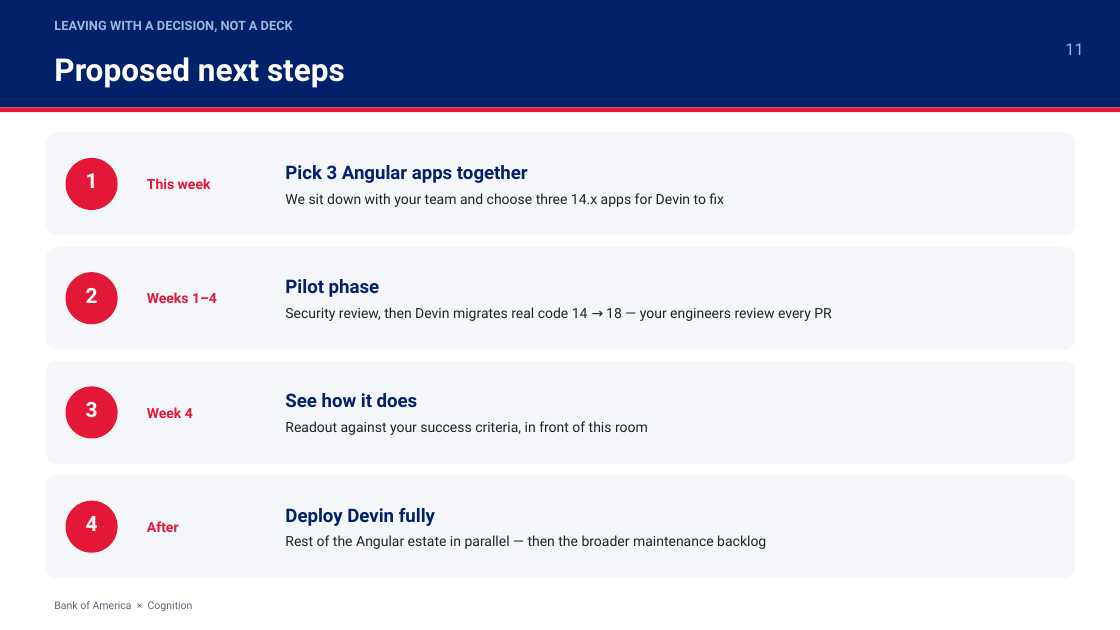
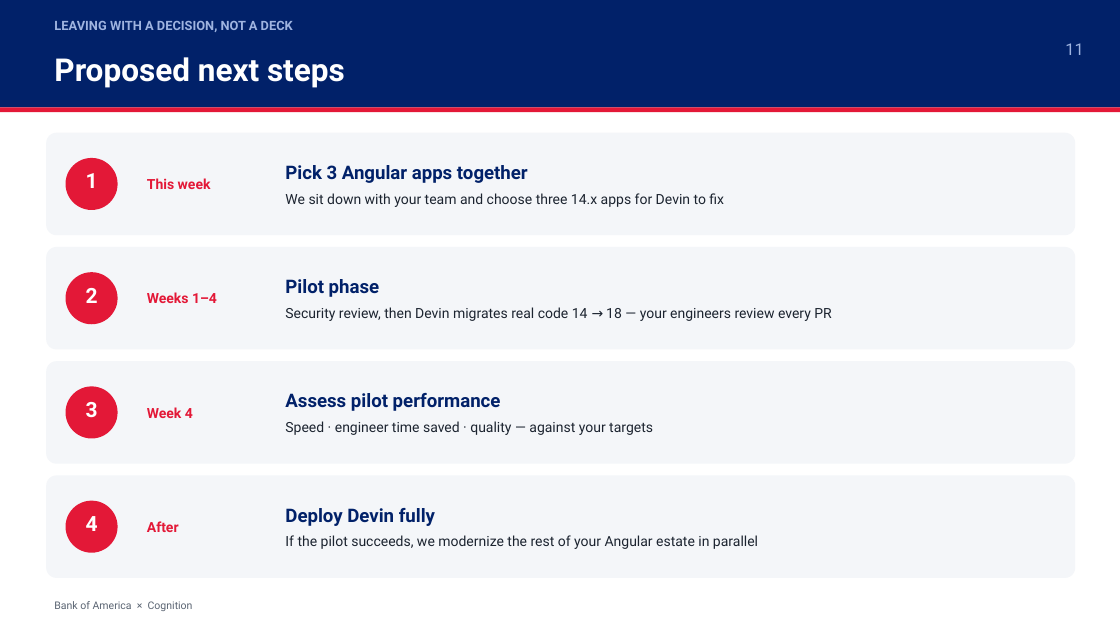
Before and after one commit to torrancefredell/bofa-demo, a slide deck: slide 11 of presentation/BofA_x_Cognition_Devin_Demo.pptx. Drawn at 1120x630 pixels with LibreOffice and Linux fonts; fonts in the diff are those of the drawing. Boxes give left, top, right and bottom in pixels: in the first picture for what was removed or moved away, otherwise in the second. Text is boxed around its words. In the diff, an @@ line names an element or a change of style, - is before the commit and + after.

```diff
--- a/presentation/BofA_x_Cognition_Devin_Demo.pptx
+++ b/presentation/BofA_x_Cognition_Devin_Demo.pptx
@@ text at bbox=[285, 393, 653, 435]: text changed @@
-See how it does
-Readout against your success criteria, in front of this room
+Assess pilot performance
+Speed · engineer time saved · quality — against your targets
@@ text at bbox=[285, 535, 758, 549]: text changed @@
-Rest of the Angular estate in parallel — then the broader maintenance backlog
+If the pilot succeeds, we modernize the rest of your Angular estate in parallel
```
Also in this commit, not shown: 1 slide added, 1 slide removed, 1 other file.
